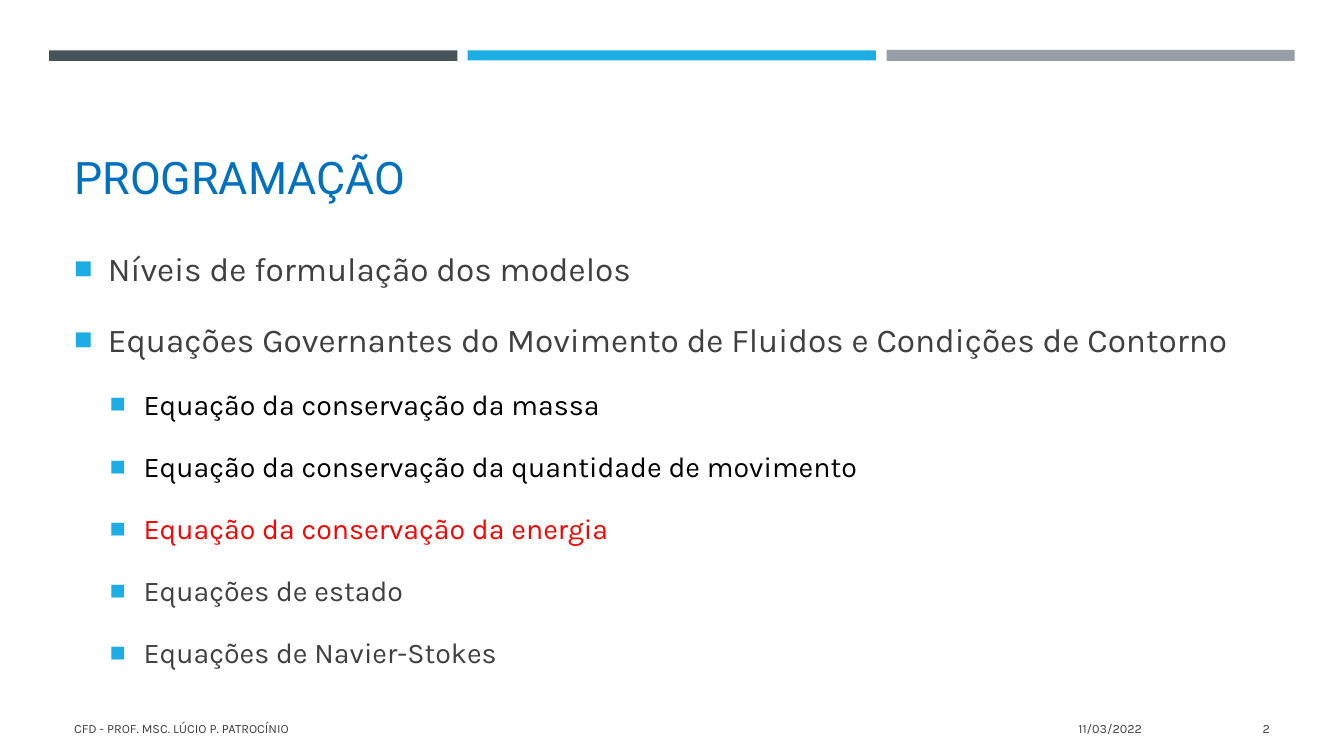
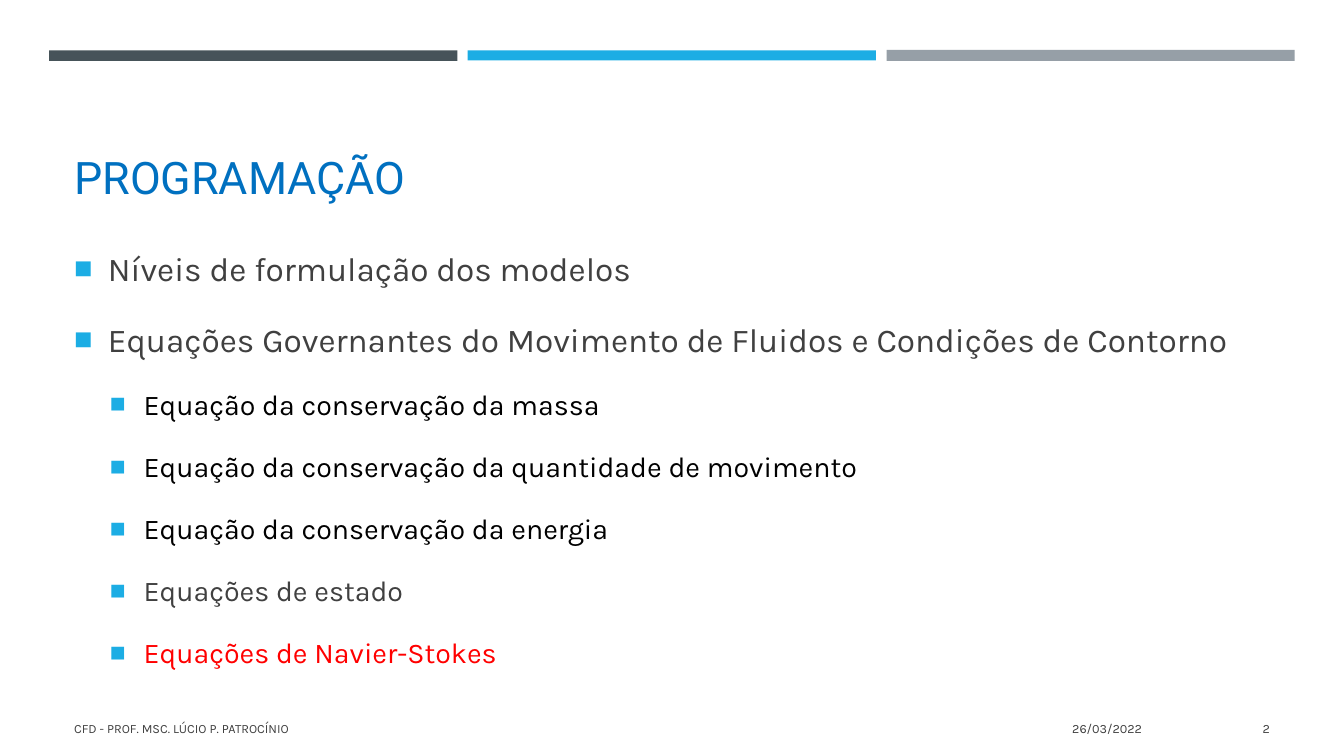
Before and after one commit to LPATROCINIO1969/CFD, a slide deck: slide 2 of apresentações/AP20220312.pptx. Drawn at 1344x756 pixels with LibreOffice and Linux fonts; fonts in the diff are those of the drawing. Boxes give left, top, right and bottom in pixels: in the first picture for what was removed or moved away, otherwise in the second. Text is boxed around its words. In the diff, an @@ line names an element or a change of style, - is before the commit and + after.

```diff
--- a/apresentações/AP20220312.pptx
+++ b/apresentações/AP20220312.pptx
@@ text at (x1=144, y1=519, x2=608, y2=670): text colour #FF0000 to #000000 in "Equação da conservação da energia"; text colour #404040 to #FF0000 in "Equações de Navier-Stokes" @@
@@ text at (x1=1072, y1=724, x2=1142, y2=734): text changed @@
-11/03/2022
+26/03/2022
```
Also in this commit, not shown: 15 other slides changed, 1 slide added, 11 slides removed, 2 other files.
